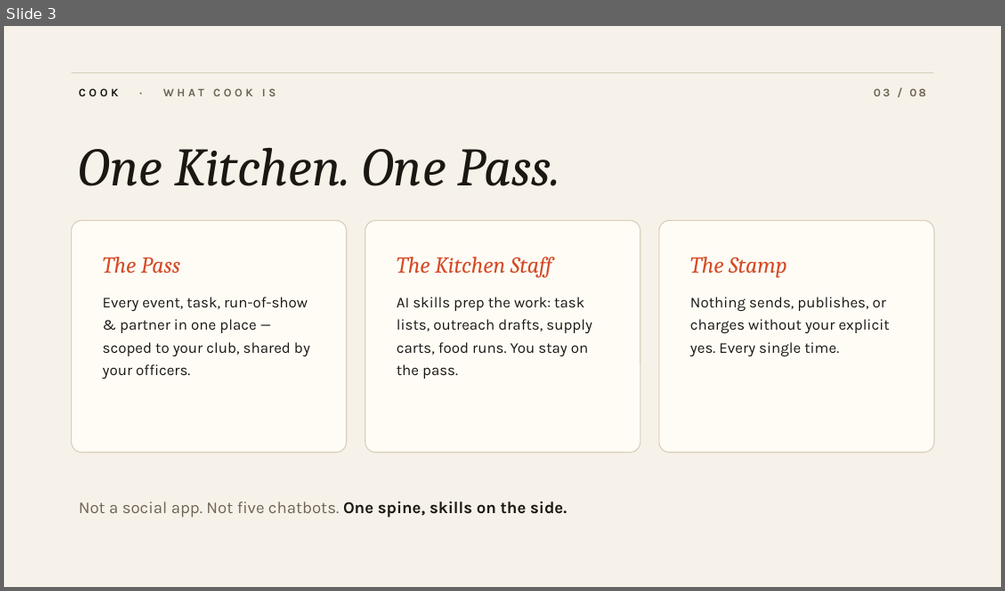
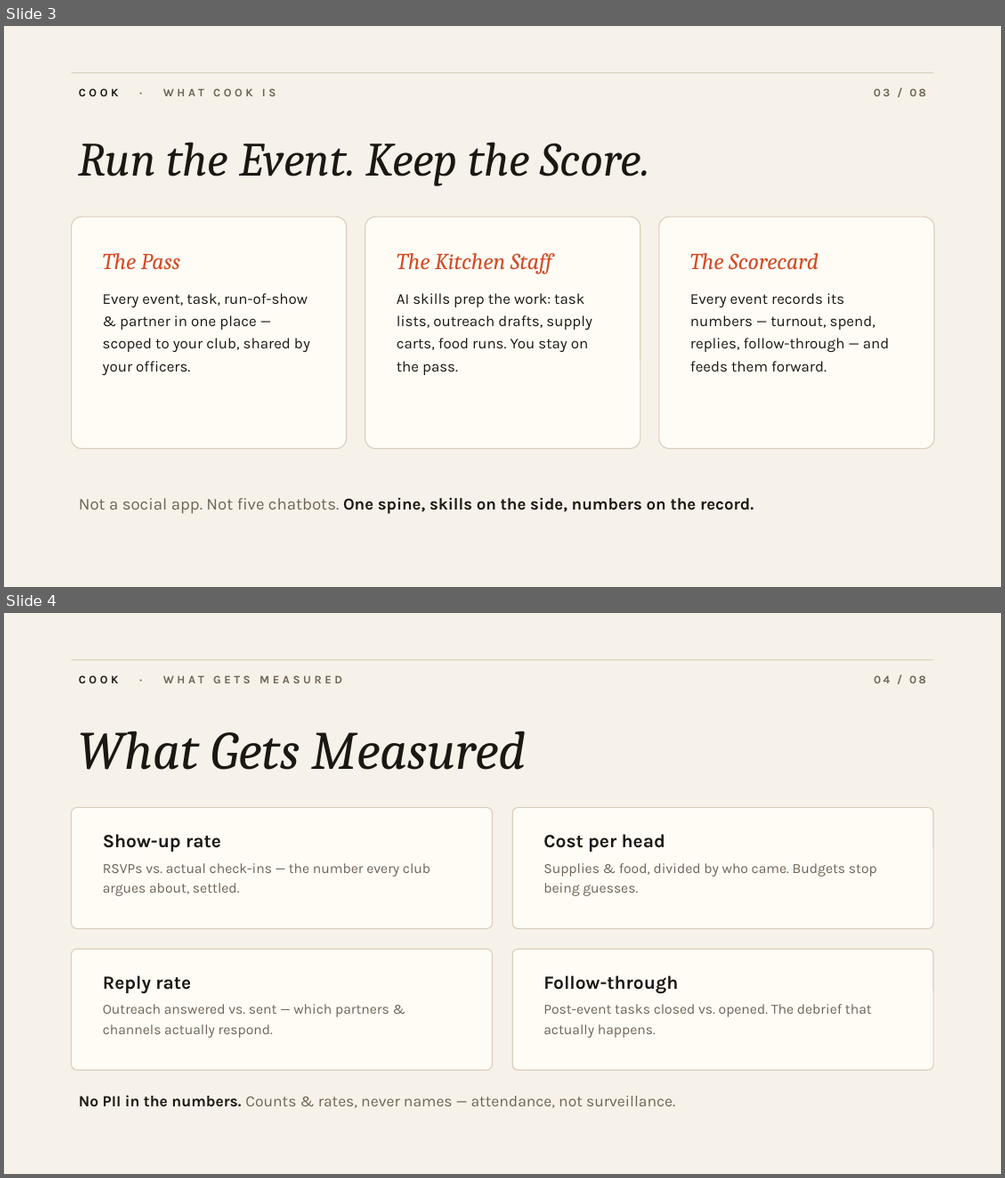
Before and after one commit to idildogaturkmen/COOK, a slide deck: docs/cook-demo.pptx. Shown one above the other, each under a label of ours: slide 3 before the commit, slides 3 and 4 after it. The pictures are 1005x591 and 1005x1178 pixels, drawn with LibreOffice and Linux fonts; fonts in the diff are those of the drawing. Boxes give left, top, right and bottom in pixels: in the first picture for what was removed or moved away, otherwise in the second. Text is boxed around its words. In the diff, an @@ line names an element or a change of style, - is before the commit and + after.

```diff
--- a/docs/cook-demo.pptx
+++ b/docs/cook-demo.pptx
@@ slide 4 added at (4,613,1001,1174), background #FFFFFF @@
@@ rectangle added at (4,613,1001,1174), fill #F7F2E9 @@
@@ rectangle added at (72,659,933,660), fill #D9CFBE @@
@@ text added at (79,675,342,683), 11 pt, text #6E6455, bold @@
+COOK · WHAT GETS MEASURED
@@ text added at (874,675,926,683), 11 pt, text #6E6455, bold @@
+04 / 08
@@ text added at (79,730,526,770), 52 pt, text #1B1712, italic @@
+What Gets Measured
@@ rounded rectangle added at (72,807,493,929), fill #FFFCF6, outline #D9CFBE 1 pt @@
@@ rounded rectangle added at (512,807,933,929), fill #FFFCF6, outline #D9CFBE 1 pt @@
@@ text added at (103,834,430,896), 13.5 pt, text #6E6455 @@
+Show-up rate
+RSVPs vs. actual check-ins — the number every club argues about, settled.
@@ text added at (543,834,877,896), 13.5 pt, text #6E6455 @@
+Cost per head
+Supplies & food, divided by who came. Budgets stop being guesses.
@@ rounded rectangle added at (72,949,493,1070), fill #FFFCF6, outline #D9CFBE 1 pt @@
@@ rounded rectangle added at (512,949,933,1070), fill #FFFCF6, outline #D9CFBE 1 pt @@
@@ text added at (103,975,389,1038), 13.5 pt, text #6E6455 @@
+Reply rate
+Outreach answered vs. sent — which partners & channels actually respond.
@@ text added at (543,975,872,1038), 13.5 pt, text #6E6455 @@
+Follow-through
+Post-event tasks closed vs. opened. The debrief that actually happens.
@@ text added at (79,1094,675,1108), 15 pt, text #6E6455 @@
+No PII in the numbers. Counts & rates, never names — attendance, not surveillance.
@@ slide 3 changed as well @@
@@ text at (79,142,650,186): text changed; size 52 to 46 pt @@
-One Kitchen. One Pass.
+Run the Event. Keep the Score.
@@ 3 rounded rectangles, 2 texts: place and size @@
-3 rounded rectangles, 2 texts at (72,220,934,452)
+3 rounded rectangles, 2 texts at (72,216,934,449)
@@ text at (690,253,890,371): text changed @@
-The Stamp
-Nothing sends, publishes, or charges without your explicit yes. Every single time.
+The Scorecard
+Every event records its numbers — turnout, spend, replies, follow-through — and feeds them forward.
@@ text at (79,498,753,514): text changed; text colour #6E6455 to #1B1712; bold on @@
-Not a social app. Not five chatbots. One spine, skills on the side.
+Not a social app. Not five chatbots. One spine, skills on the side, numbers on the record.
```
Also in this commit, not shown: 6 other slides changed, 1 slide removed, 1 other file.
